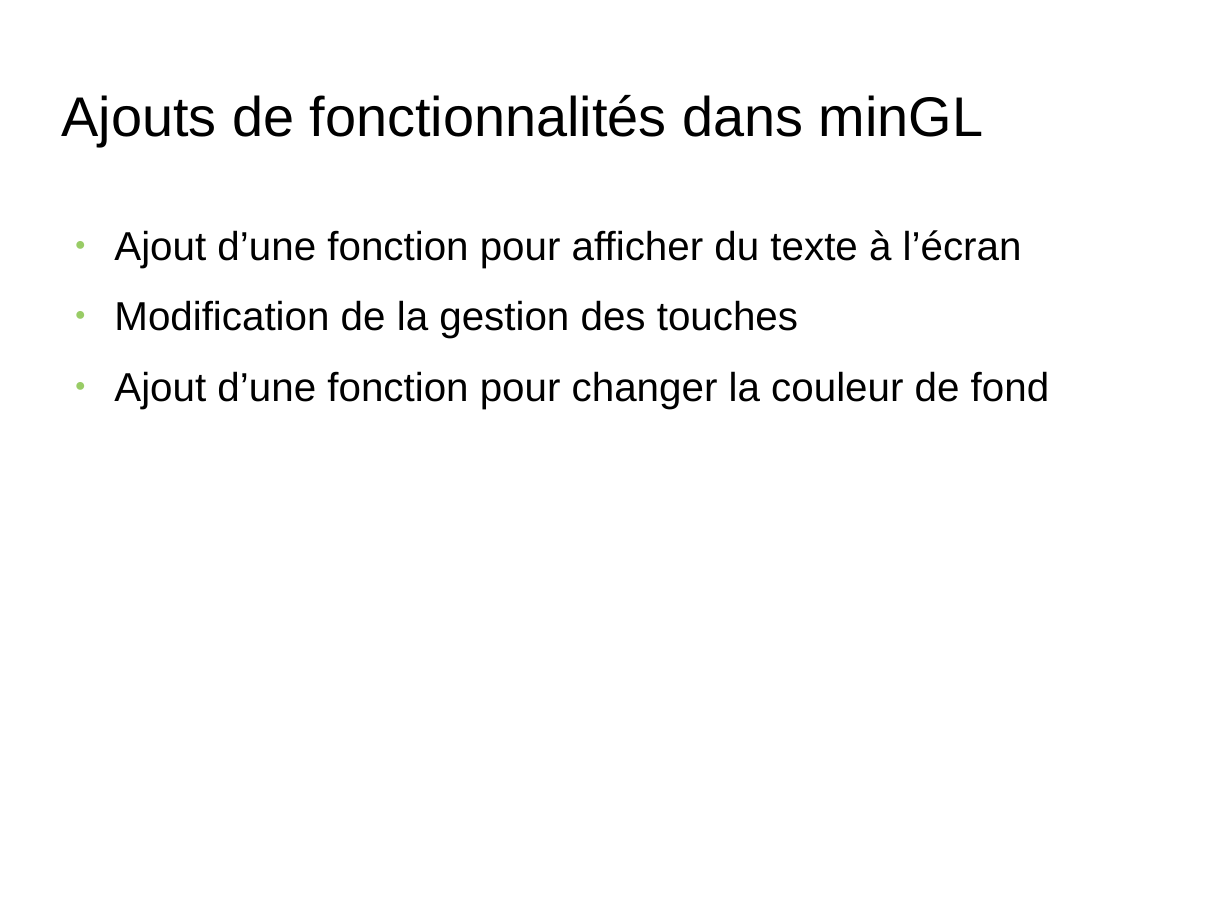
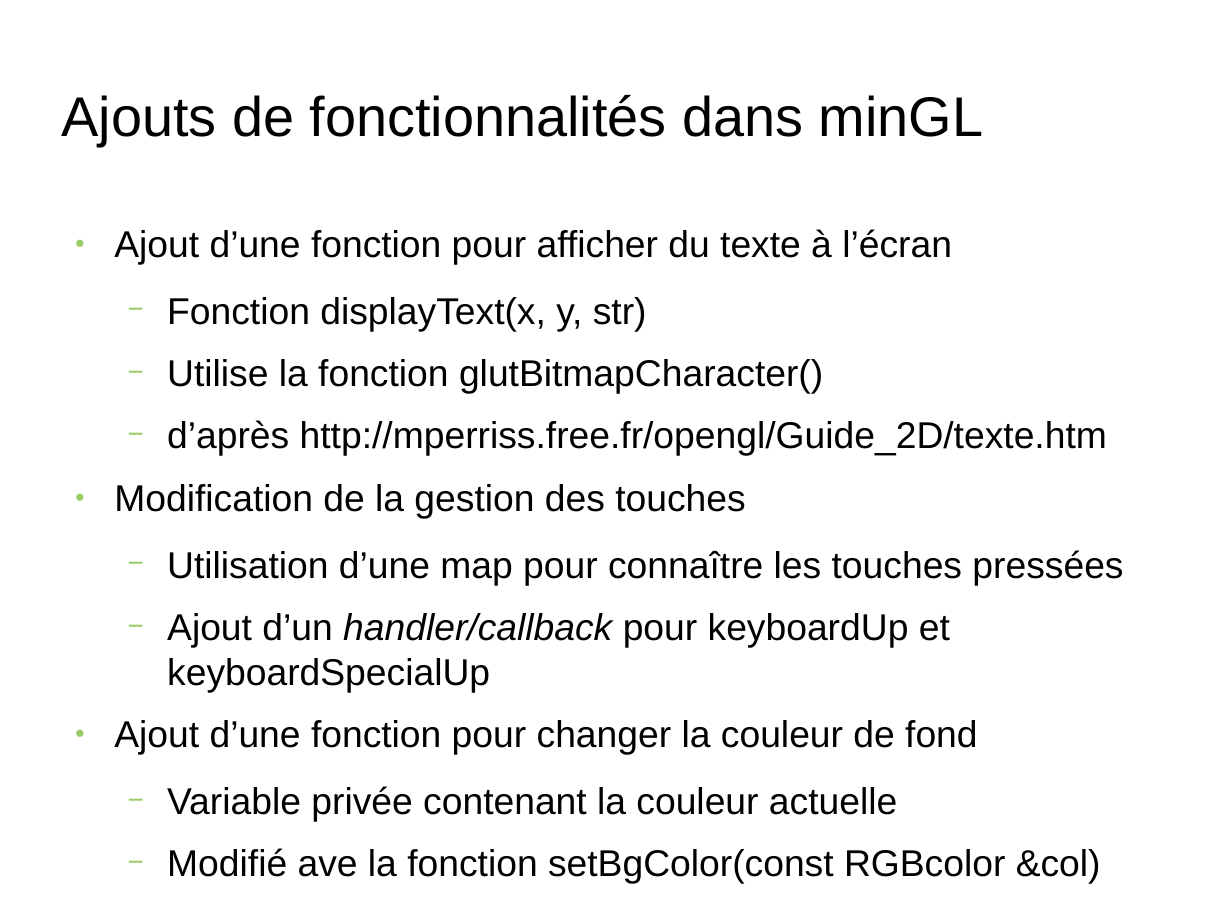
Before and after one commit to nponsard/G2_G4_Bennacer_Lesbros_MathieuDrif_Ponsard_Tritz, a slide deck: slide 6 of Presentation.odp. Drawn at 1232x924 pixels with LibreOffice and Linux fonts; fonts in the diff are those of the drawing; background and template pictures are left out. Boxes give left, top, right and bottom in pixels: in the first picture for what was removed or moved away, otherwise in the second. Text is boxed around its words. In the diff, an @@ line names an element or a change of style, - is before the commit and + after.

Commit message:
mise à jour de la présentation

```diff
--- a/Presentation.odp
+++ b/Presentation.odp
@@ text at bbox=[114, 229, 977, 755]: size 26 to 24.1 pt in "Ajout d’une fonction pour afficher du texte ...", "Modification de la gestion des touches", "Ajout d’une fonction pour changer la couleur ..." @@
@@ text at bbox=[167, 297, 1107, 456]: paragraphs added @@
+  − Fonction displayText(x, y, str)
+  − Utilise la fonction glutBitmapCharacter()
+  − d’après http://mperriss.free.fr/opengl/Guide_2D/texte.htm
@@ text at bbox=[167, 550, 1123, 693]: paragraphs added @@
+  − Utilisation d’une map pour connaître les touches pressées
+  − Ajout d’un handler/callback pour keyboardUp et keyboardSpecialUp
@@ text at bbox=[167, 786, 1101, 884]: paragraphs added @@
+  − Variable privée contenant la couleur actuelle
+  − Modifié ave la fonction setBgColor(const RGBcolor &col)
```
